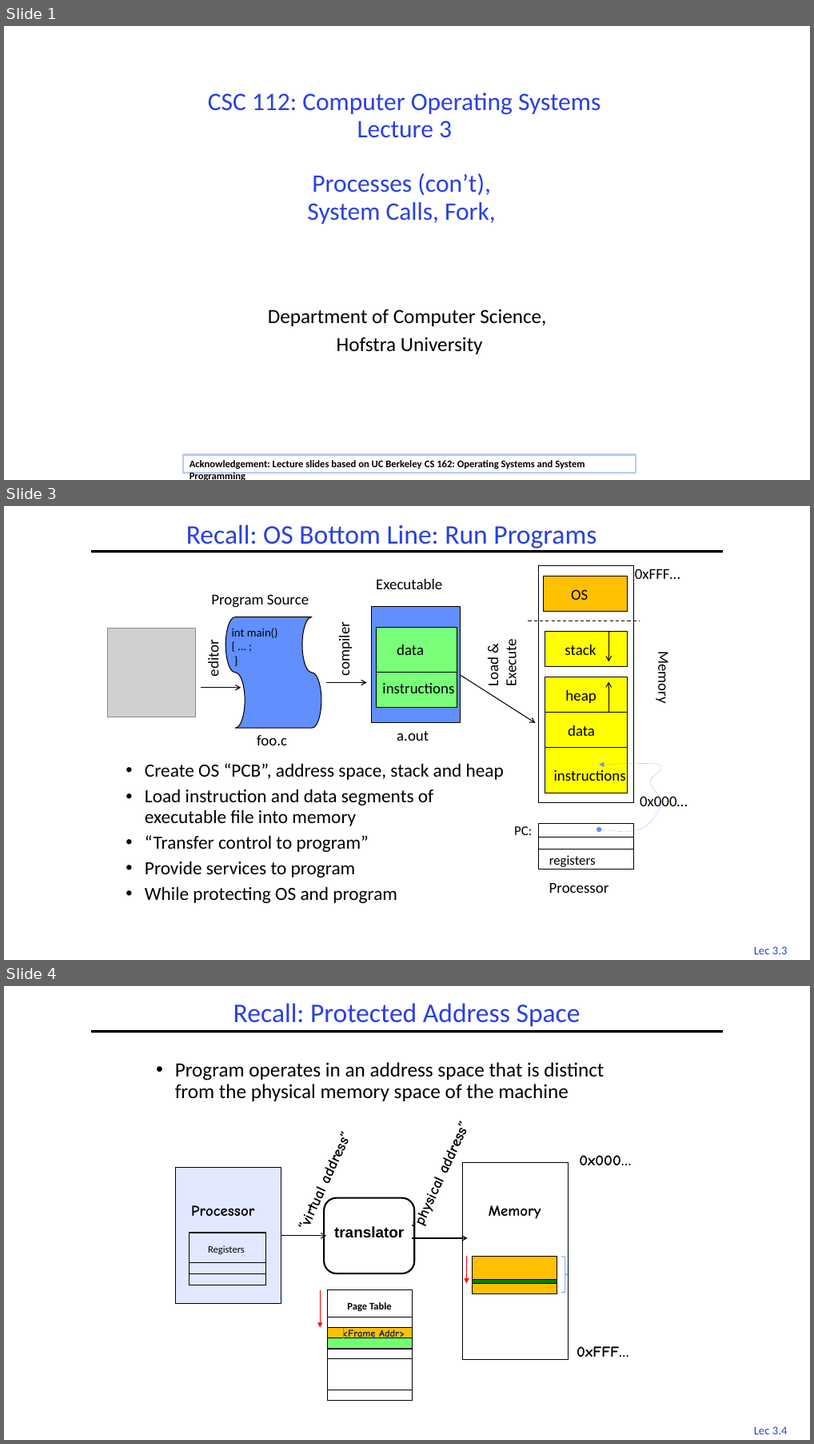
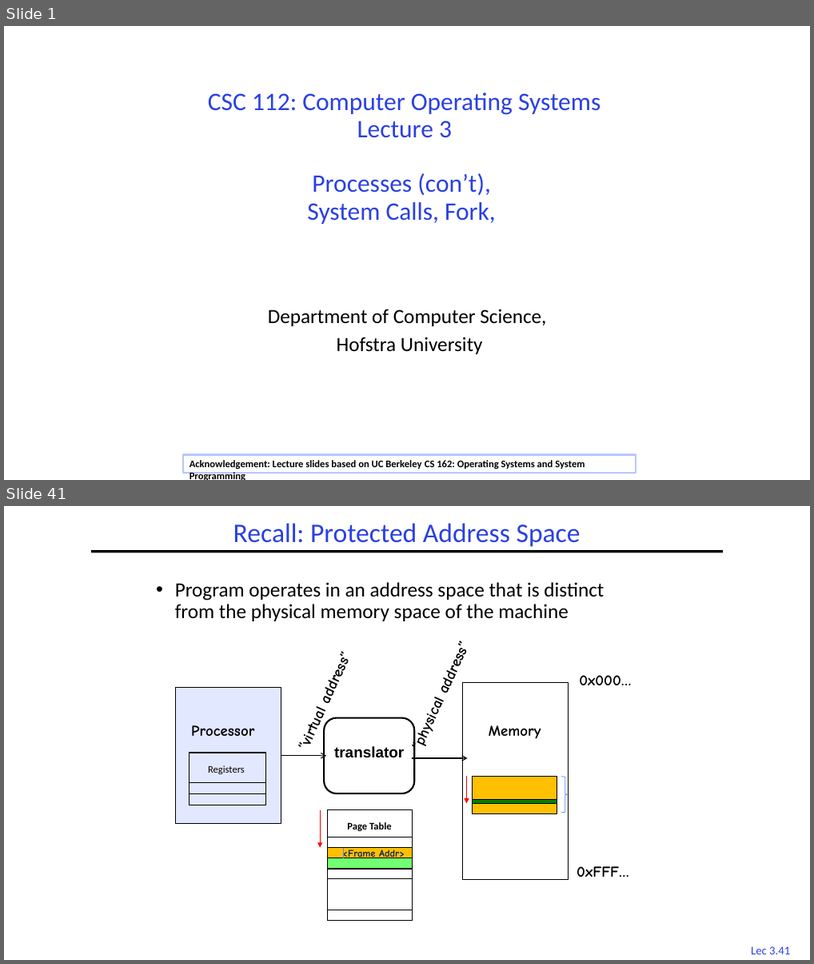
Before and after one commit to guhofstra/CSC256Fa25, a slide deck: PPTs/3.pptx. Shown one above the other, each under a label of ours: slides 1, 3 and 4 before the commit, slides 1 and 41 after it; the slides between them are not shown. The pictures are 814x1444 and 814x964 pixels, drawn with LibreOffice and Linux fonts; fonts in the diff are those of the drawing; grey boxes stand for pictures. Boxes give left, top, right and bottom in pixels: in the first picture for what was removed or moved away, otherwise in the second. Text is boxed around its words. In the diff, an @@ line names an element or a change of style, - is before the commit and + after.

```diff
--- a/PPTs/3.pptx
+++ b/PPTs/3.pptx
@@ slide 3 removed at [4,506,810,960], background #FFFFFF; not listed: 2 template elements that a slide beside it also shows @@
@@ title removed at [186,524,597,551] @@
-Recall: OS Bottom Line: Run Programs
@@ picture removed at [107,628,196,716] @@
@@ group removed at [326,579,461,740]: 5 texts, 3 rectangles, 1 arrow @@
-compiler
-Executable
-a.out
-data
-instructions
@@ group removed at [201,594,322,745]: 4 texts, 1 flow chart punched tape, 1 arrow @@
-int main()
-{ … ;
-}
-editor
-Program Source
-foo.c
@@ text removed at [145,763,504,903] @@
-• Create OS “PCB”, address space, stack and heap
-• Load instruction and data segments of executable file into memory
-• “Transfer control to program”
-• Provide services to program
-• While protecting OS and program
@@ group removed at [457,566,687,892]: 12 texts, 8 rectangles, 3 arrows, 1 line, 1 freeform shape @@
-Load & Execute
-Memory
-PC:
-Processor
-registers
-0x000…
-0xFFF…
-instructions
-data
-heap
-stack
-OS
@@ what was slide 4 is now slide 41 @@
@@ page number at [751,946,790,954]: text changed @@
-Lec 3.4
+Lec 3.41
```
Also in this commit, not shown: 2 slides changed, 16 other slides removed, 11 other files.
